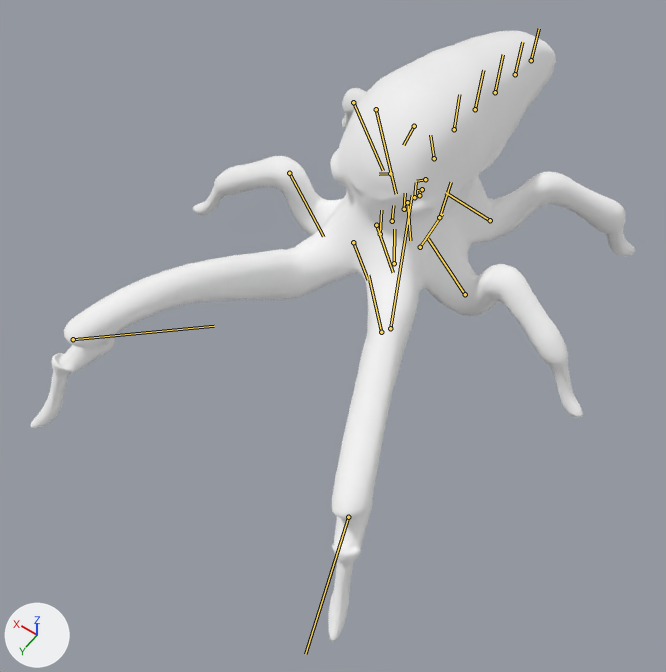
The glTF model templates/HexapodA/Cephalopod.gltf: old version first, new version second.
The view is the same before and after, from a 50 mm lens placed at (-2.48, 4.11, 5.56), pointed at (-0.11, 0.8, 0.36). The lights are fixed; the arrows at lower left show +X, +Y and +Z. The first picture is the older version. Both versions are drawn at the pose saved in each file; the numbers are the values there. The bones that change, and the others that lie on the model, are drawn over the model as lines.

Names of what the first picture shows: 'HexapodA_Cephalopod:0'.
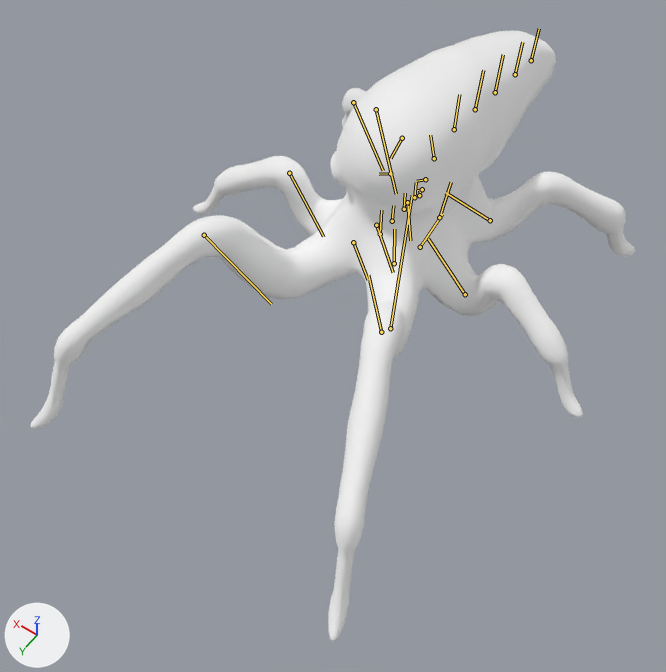
Commit message: Fixing cephalopod mesh

The edits, one by one:
Bone 'L_LegFront002_Spring' (bone_l_legfront002_spring) moves from (1.12, 0.0, 0.0) to (0.0, 0.0, 0.0).
Bone 'L_LegFront002_Spring' (bone_l_legfront002_spring) turns from (0, 0, -38) to (0, 0, 0) degrees about its own x, y and z.
Bone 'R_LegFront002_Spring' (bone_r_legfront002_spring) moves from (-1.12, 0.0, 0.0) to (0.0, 0.0, 0.0).
Bone 'R_LegFront002_Spring' (bone_r_legfront002_spring) turns from (0, 0, -38) to (0, 0, 0) degrees about its own x, y and z.
Bone 'C_Head_Spring' (bone_c_head_spring) moves from (-0.08, -0.13, 0.0) to (0.0, 0.0, 0.0).

Boxes (x1, y1, x2, y2) around the edits, measured in the pictures (666 x 672 px):
'HexapodA_Cephalopod:0', posed
    both: (30, 31, 635, 641)
bone 'L_LegFront002_Spring', root to tip
    before: (348, 517) to (305, 654)
    after: (381, 332) to (368, 275)
bone 'R_LegFront002_Spring', root to tip
    before: (73, 339) to (214, 326)
    after: (204, 235) to (271, 304)
bone 'C_Head_Spring', root to tip
    before: (414, 126) to (403, 145)
    after: (402, 138) to (390, 158)
